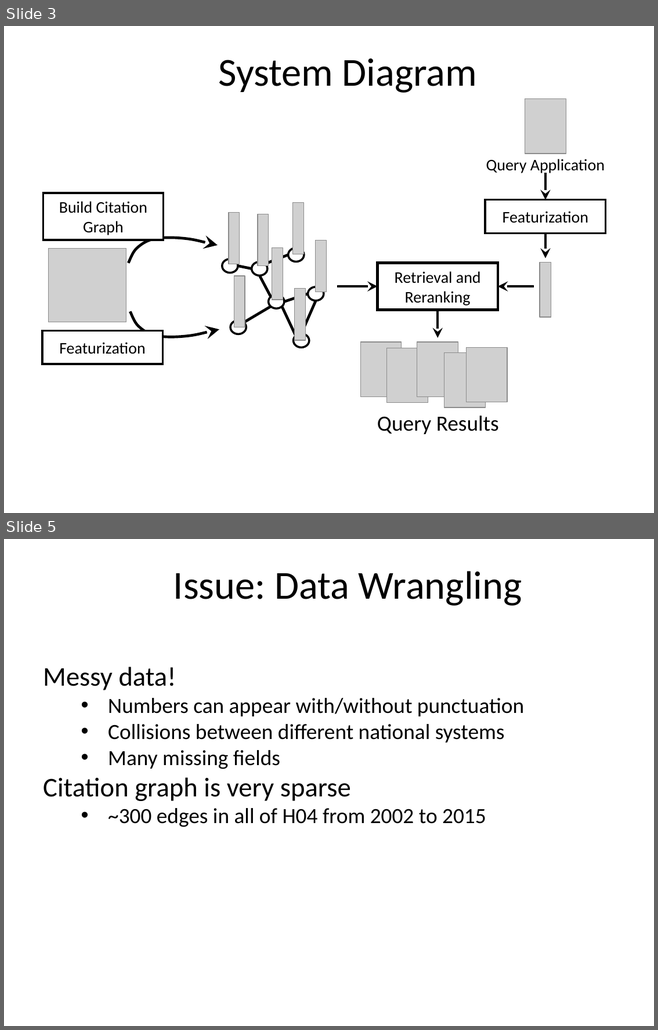
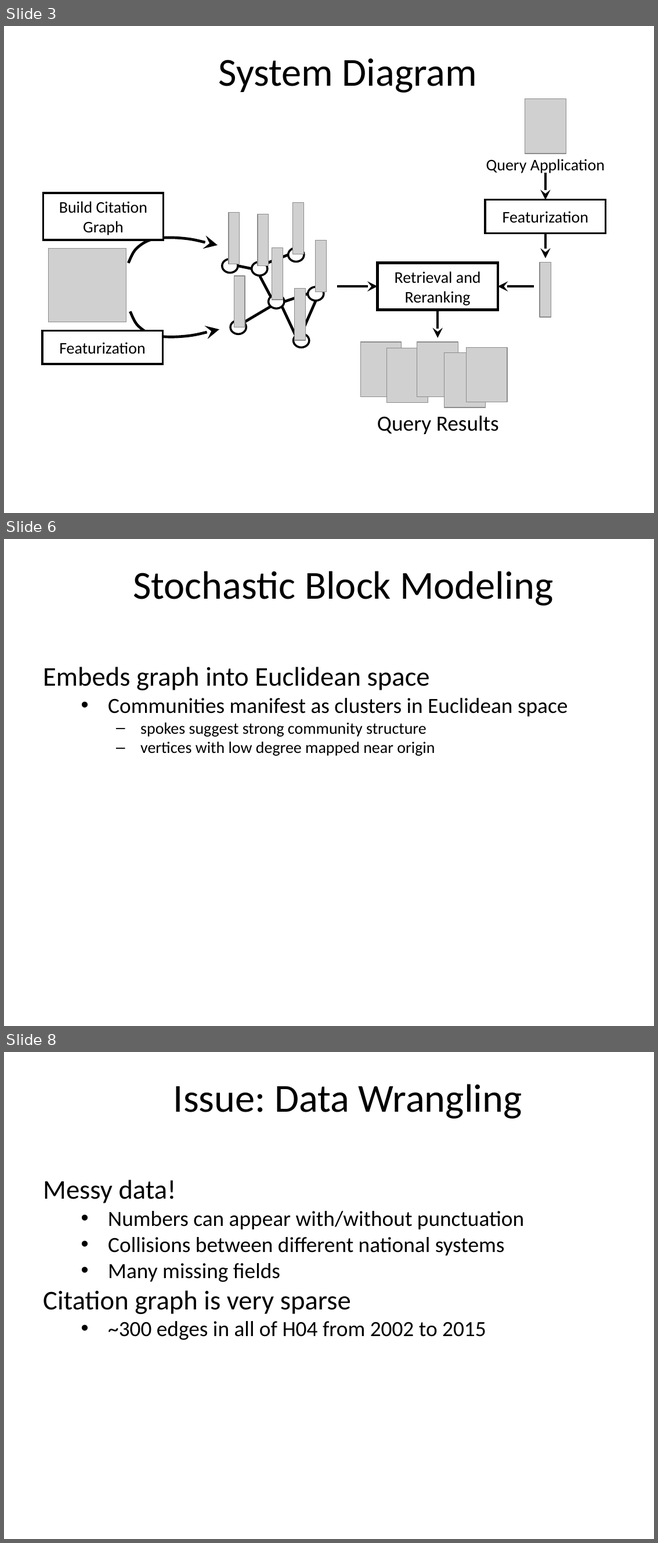
Before and after one commit to alexgittens/XDataUSPTOHackathon, a slide deck: XDATA_Sep2016_klevin_slides.pptx. Shown one above the other, each under a label of ours: slides 3 and 5 before the commit, slides 3, 6 and 8 after it; the slides between them are not shown. The pictures are 658x1030 and 658x1543 pixels, drawn with LibreOffice and Linux fonts; fonts in the diff are those of the drawing; grey boxes stand for pictures; background and template pictures are left out. Boxes give left, top, right and bottom in pixels: in the first picture for what was removed or moved away, otherwise in the second. Text is boxed around its words. In the diff, an @@ line names an element or a change of style, - is before the commit and + after.

```diff
--- a/XDATA_Sep2016_klevin_slides.pptx
+++ b/XDATA_Sep2016_klevin_slides.pptx
@@ slide 6 added at (x1=4, y1=539, x2=654, y2=1026), background #FFFFFF @@
@@ title added at (x1=133, y1=571, x2=553, y2=606), 44 pt, text #000000 @@
+Stochastic Block Modeling
@@ text added at (x1=43, y1=667, x2=567, y2=756), 18 pt, text #000000 @@
+Embeds graph into Euclidean space
+• Communities manifest as clusters in Euclidean space
+  – spokes suggest strong community structure
+  – vertices with low degree mapped near origin
@@ what was slide 5 is now slide 8 @@
```
Also in this commit, not shown: 2 slides changed, 2 other slides added.
